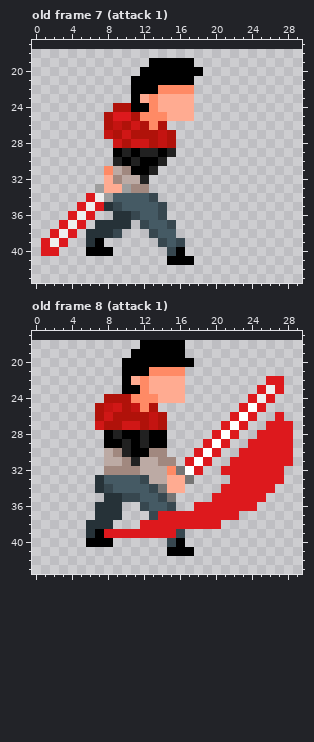
A pixel-art file gets an edit: assets/characters/drew.aseprite. Above: the version before the commit.
40x26 pixels, 8 frames. Shown: old frame 7 (attack 1): x 0..29, y 17..43; old frame 8 (attack 1): x 0..29, y 17..43. The old version is drawn lined up with the new one, on the new canvas. The commit also changed other frames, which this record leaves out.
The result:
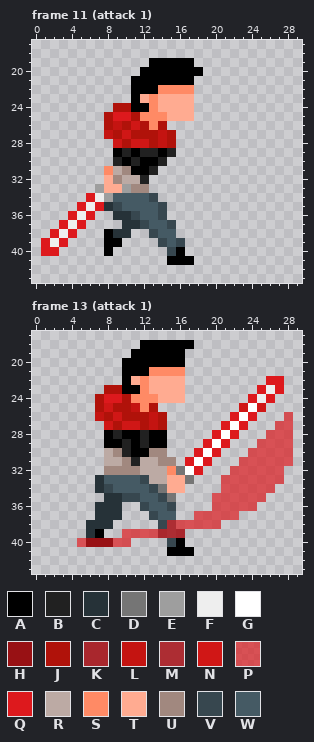
Palette (. is transparent): A #000000  B #212121  C #263238  D #757575  E #9e9e9e  F #eeeeee  G #ffffff  H #981114  J #b0120a  K #a9272d  L #c41411  M #ad2d33  N #d01716  P #dd191daf  Q #dd191d  R #bcaaa4  S #ff8a65  T #ffab91  U #a1887f  V #37474f  W #455a64
A new or re-ordered frame is compared with the old frame closest to it.
Changes in this commit:
canvas 40x26 -> 50x58, the old top-left corner now at 0,18
frames 8 -> 27
--- frame 11 (attack 1) is new; against old frame 7 (attack 1)
@@ x 4..13 @@
 36 QFQ..CCVWW
-37 FQ.CCCC.VW
-38 Q.CCCV...V
-39 ..CA......
-40 ..AAA.....
+37 FQ....CCVW
+38 Q...ACC..V
+39 ....AA....
+40 ....A.....
 41 ..........
--- frame 13 (attack 1) against old frame 8 (attack 1)
@@ x 0..29 @@
 17 ..............................
-18 ............AAAAA.............
+18 ............AAAAAA............
 19 ...........AAAAAA.............
-20 ..........AAAAAAAA............
+20 ..........AAAAAAA.............
 21 ..........AAASSSS.............
 22 ..........ATSTTTT.........QQ..
-23 ..........AASTTTT........QFQ..
-24 ........JJJSSSTTT.......QFQ...
-25 .......JLNJLSJ.........QGQ....
-26 .......JNJJJJLJ.......QGQ..Q..
-27 .......NJJNNJLJ......QGQ..QQQ.
-28 ........ABAABAA.....QGQ..QQQQ.
-29 ........AABABAA....QGQ..QQQQQ.
-30 ........RUBAAUU...QGQ..QQQQQQ.
-31 ........RRUBRRUU.QGQ..QQQQQQQ.
-32 ........UUUURRRSDGQ..QQQQQQQ..
-33 .......CWWWWVRRTTD....QQQQQQ..
-34 .......CVWWWWVDTT....QQQQQQ...
-35 ........CCVVWWVD....QQQQQQ....
-36 .......CCC..VWWV..QQQQQQQ.....
-37 .......CCC...VQQQQQQQQQ.......
-38 ......CCC...QQQQQQQQQ.........
-39 ......CAQQQQQQQQV.............
-40 ......AAA......VA.............
+23 ........JJAASTTTT........QFQ..
+24 .......JQQJSSSTTT.......QFQ...
+25 .......JNJJLSJ.........NGN....
+26 .......LJNJJJLJ.......QGQ...P.
+27 ........NJNNJLJ......QGQ...PP.
+28 ........ABAABAA.....QGQ...PPP.
+29 ........AABABAA....QGQ...PPPP.
+30 ........RUBAAUU...QGQ...PPPPP.
+31 ........RRUBRRUU.QGQ...PPPPPP.
+32 ........UUUURRRSDGQ...PPPPPP..
+33 .......CWWWWVRRTTD...PPPPPPP..
+34 .......CVWWWWVDTT....PPPPPP...
+35 ........CCVVWWVD....PPPPPP....
+36 .......CCC..VWWV....PPPPP.....
+37 .......CCC...VWW..PPPPP.......
+38 ......CCC.....VMPPPPP.........
+39 ......CA..PPPPKMK.............
+40 .....PHHHPP....VA.............
 41 ...............AAA............
